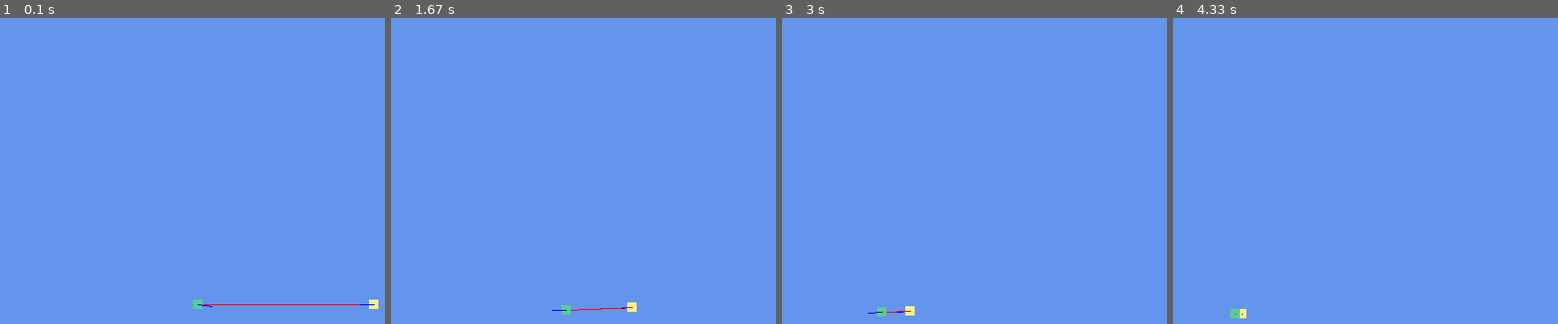
Above: before the commit, frames 1-4 (left to right).
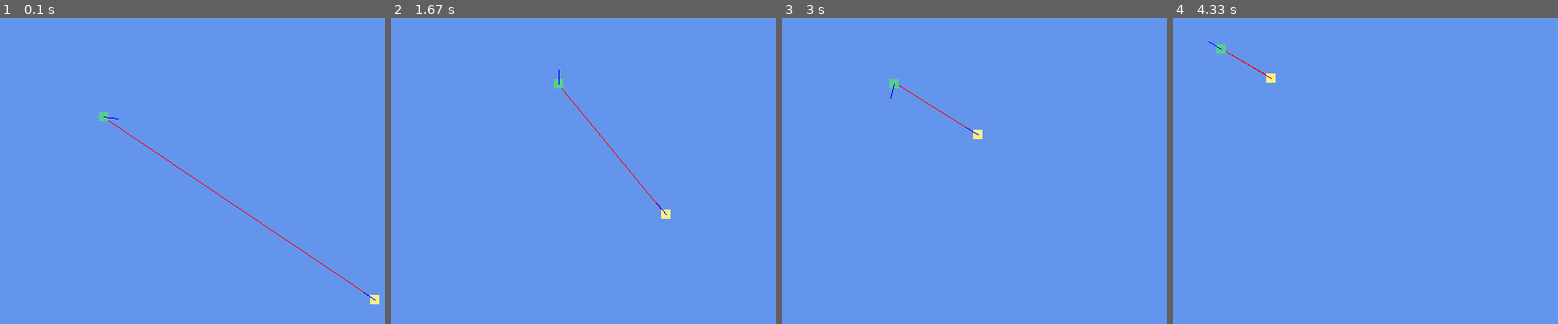
Above: after the commit, the same moments.

Repository: emersonds/Spring22-GDD3400
Game: pygame game, started from Moving Agents/main.py
The game is run twice, just before and just after one commit, with the same random seed, the same clock (stepped at 60 frames per second) and the same inputs.
Inputs:
- Up to frame 1 (0.1 s): no input
- Up to frame 2 (1.67 s): no input
- Up to frame 3 (3 s): no input
- Up to frame 4 (4.33 s): no input

The runs differ from the first frame. In frame 1, 0.6% of the frame differs, in the area x 25-99%, y 30-96%; in frame 2, 0.5%; in frame 3, 0.4%; in frame 4, 0.3%.

Commit message:
Moving Agents: Clamped World Bounds
 - Agents are now clamped into the boundaries of the world using a position check in Agent.py's update method.
 - Reset enemy's spawn point to original spawn position.

Diff:
--- a/Moving Agents/Agent.py
+++ b/Moving Agents/Agent.py
@@ -30,6 +30,12 @@
         self.position += self.velocity * self.speed   # Scale it by a speed factor
         self.rect = pygame.Rect(self.position.x, self.position.y, self.size, self.size)
 
+        # Clamp agent into world bounds
+        if (self.position.x < 0): self.position.x = 0
+        if (self.position.x + self.size > Const.DISPLAY_WIDTH): self.position.x = Const.DISPLAY_WIDTH - self.size
+        if (self.position.y < 0): self.position.y = 0
+        if (self.position.y + self.size > Const.DISPLAY_HEIGHT): self.position.y = Const.DISPLAY_HEIGHT - self.size
+
     # Draw the agent and their velocity
     def draw(self, screen):
 
--- a/Moving Agents/main.py
+++ b/Moving Agents/main.py
@@ -23,7 +23,7 @@
 player = Player(Vector(Const.SCREEN_SIZE.x / 2, Const.SCREEN_SIZE.y / 2), Const.PLAYER_SPEED, Const.PLAYER_SIZE)
 
 # Initialize enemies
-enemies = [ Enemy(Vector(200, 300), Const.ENEMY_SPEED, Const.ENEMY_SIZE) ]
+enemies = [ Enemy(Vector(100, 100), Const.ENEMY_SPEED, Const.ENEMY_SIZE) ]
 
 # List of enemies: enemies = []
 # Use a while loop
